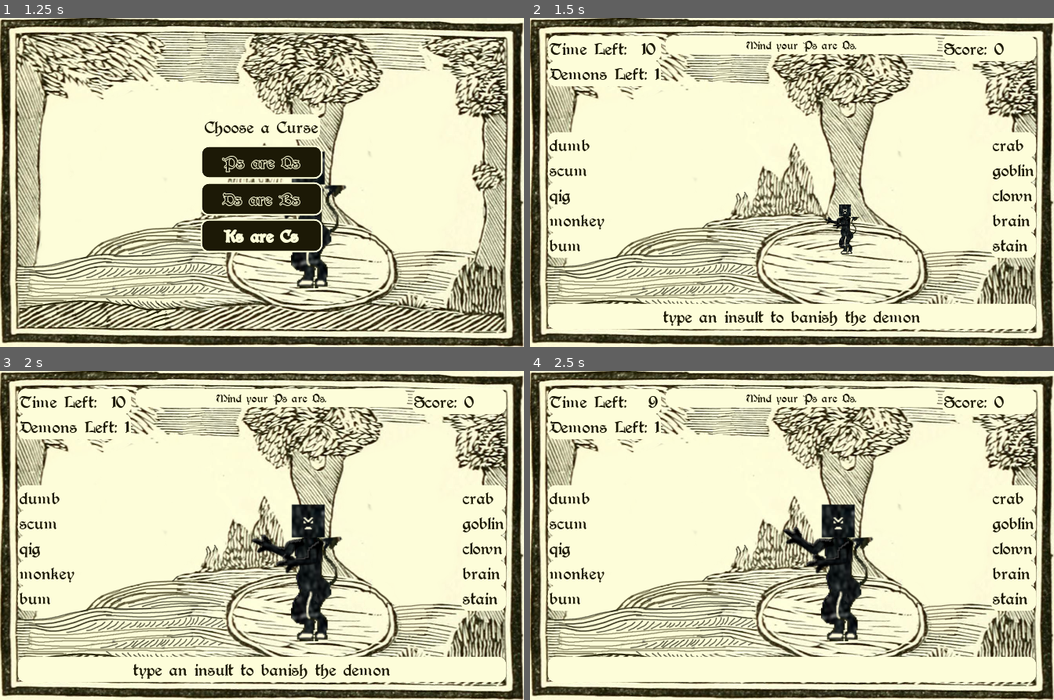
Above: before the commit, frames 1-4 (two rows, left to right).
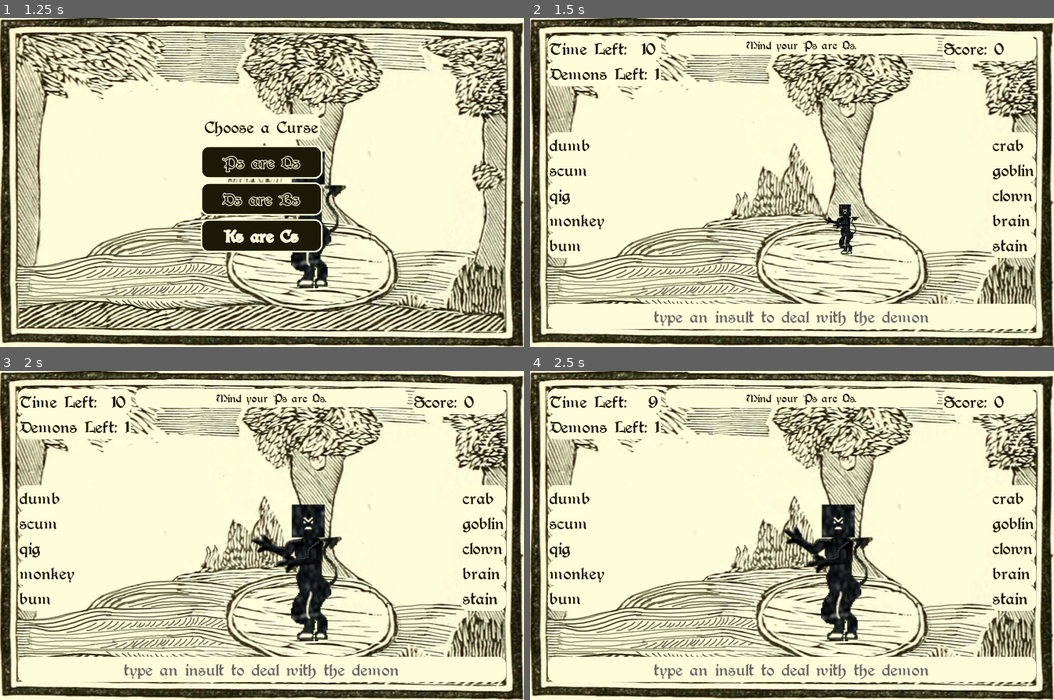
Above: after the commit, the same moments.

Repository: hoodscott/psareqs
Game: Godot game, scene res://scenes/Game.tscn
Same seed, same stepped clock (60 frames per second), same inputs: the game is played once before the commit and once after it.
Inputs:
- Up to frame 1 (1.25 s): click "Start Game" at 0.5 s
- Up to frame 2 (1.5 s): click "Ps are Qs" at 1.25 s
- Up to frame 3 (2 s): no input
- Up to frame 4 (2.5 s): tap Enter at 2 s; tap Z at 2.1 s; tap Backspace at 2.3 s

Frame 1 is identical in both runs. In frame 2, 1.0% of the frame differs, in the area x 23-77%, y 89-94%; in frame 3, 1.0%; in frame 4, 0.7%.

Commit message:
Adds default text to input box

Diff:
--- a/scenes/Game.gd
+++ b/scenes/Game.gd
@@ -5,6 +5,8 @@
 var WORD_BUFFER := 3
 var NUM_CURSE_OPTIONS := 3
 var NUM_DEMONS := 1
+
+var DEFAULT_TYPED := "type an insult to deal with the demon"
 
 enum GAMESTATE {
   CURSE_CHOICE = 0,
@@ -63,6 +65,7 @@
   reset_current()
 
   update_score()
+  update_typed()
 
   curses.shuffle_curse_options()
 
@@ -233,7 +236,14 @@
 
 
 func update_typed() -> void:
-  Typed.text = current_word.prefix + current_word.suffix
+  var combined_word: String = current_word.prefix + current_word.suffix
+  if combined_word == "":
+    Typed.add_color_override("font_color", Color.dimgray)
+    combined_word = DEFAULT_TYPED
+  else:
+    Typed.remove_color_override("font_color")
+
+  Typed.text = combined_word
 
 
 func update_prefix_list(new := false) -> void:
--- a/scenes/Game.tscn
+++ b/scenes/Game.tscn
@@ -158,7 +158,6 @@
 margin_top = 342.0
 margin_right = 618.0
 margin_bottom = 370.0
-text = "type an insult to banish the demon"
 align = 1
 
 [node name="CenterContainer" type="CenterContainer" parent="UI"]
